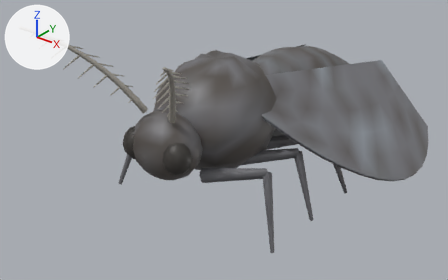
An edit to the glTF model assets/creatures/flue_moth/flue_moth.glb, drawn before and after from the same camera.
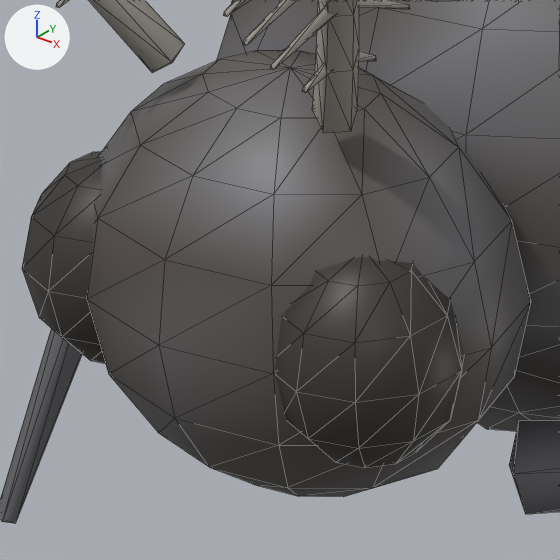
Each version is shown whole from a 50 mm lens placed at (0.886, -1.2, 0.842), pointed at (-0.015, -0.074, 0.144), then close up on the part from 27% to 46% of the width and 36% to 68% of the height. Lighting does not change. The marker at upper left points along +X, +Y and +Z. The first two pictures are the older version. The close-ups show mesh edges as thin lines. Vertices at exactly the same position are counted once.

The scene before the commit, as lines of its bpy script (objects in view):
```python
me_flue_moth = bpy.data.meshes.new('flue_moth')
me_flue_moth.from_pydata(...)  # 1774 vertices, 3008 faces; spans x -0.392..0.392, y -0.502..0.51, z -0.002..0.503
# faces by material slot: [1768, 200, 1040]
me_flue_moth.materials.append(mat_fur)
me_flue_moth.materials.append(mat_eye)
me_flue_moth.materials.append(mat_wing)
ob_flue_moth = bpy.data.objects.new('flue_moth', me_flue_moth)
ob_flue_moth.location = (0.0, 0.0, 0.0)
```
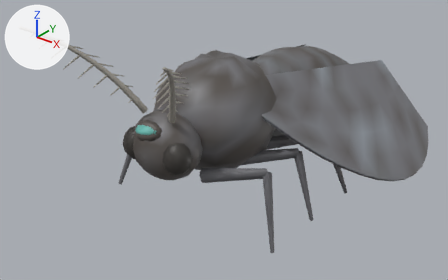
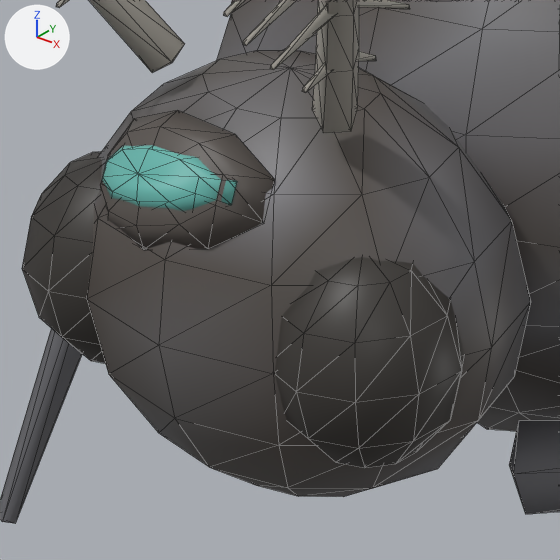
Location of each change, (x1, y1, x2, y2) in pixels of the close-ups (560 x 560 px):
part 1 of me_flue_moth, added: after (100, 110, 275, 250)
part 2 of me_flue_moth, added: after (102, 145, 237, 211)

What changed in the scene script:
```text
Add mat_wound:
    mat_wound = bpy.data.materials.new('wound')
    # nodes: BsdfPrincipled, Mix, OutputMaterial, VertexColor
    # colours: white #e7e7e7, mixed with the vertex colours
Change me_flue_moth:
    used by ob_flue_moth; location = (0.0, 0.0, 0.0)
    remove me_flue_moth.from_pydata(...)  # 1774 vertices, 3008 faces; spans x -0.392..0.392, y -0.502..0.51, z -0.002..0.503
    add me_flue_moth.from_pydata(...)  # 1838 vertices, 3128 faces; spans x -0.392..0.392, y -0.502..0.51, z -0.002..0.503
    me_flue_moth part 1: a new loose piece of 32 vertices spanning x -0.059..0.032, y -0.364..-0.332, z 0.246..0.292, in mat_fur
    me_flue_moth part 2: a new loose piece of 32 vertices spanning x -0.051..0.021, y -0.361..-0.342, z 0.258..0.285, in mat_wound
    add me_flue_moth.materials.append(mat_wound)
```
